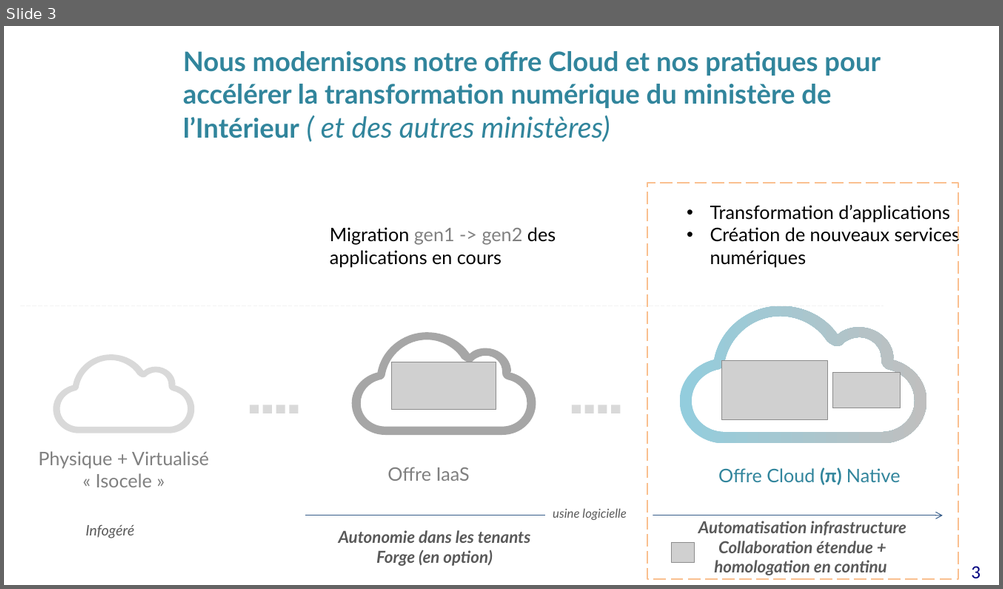
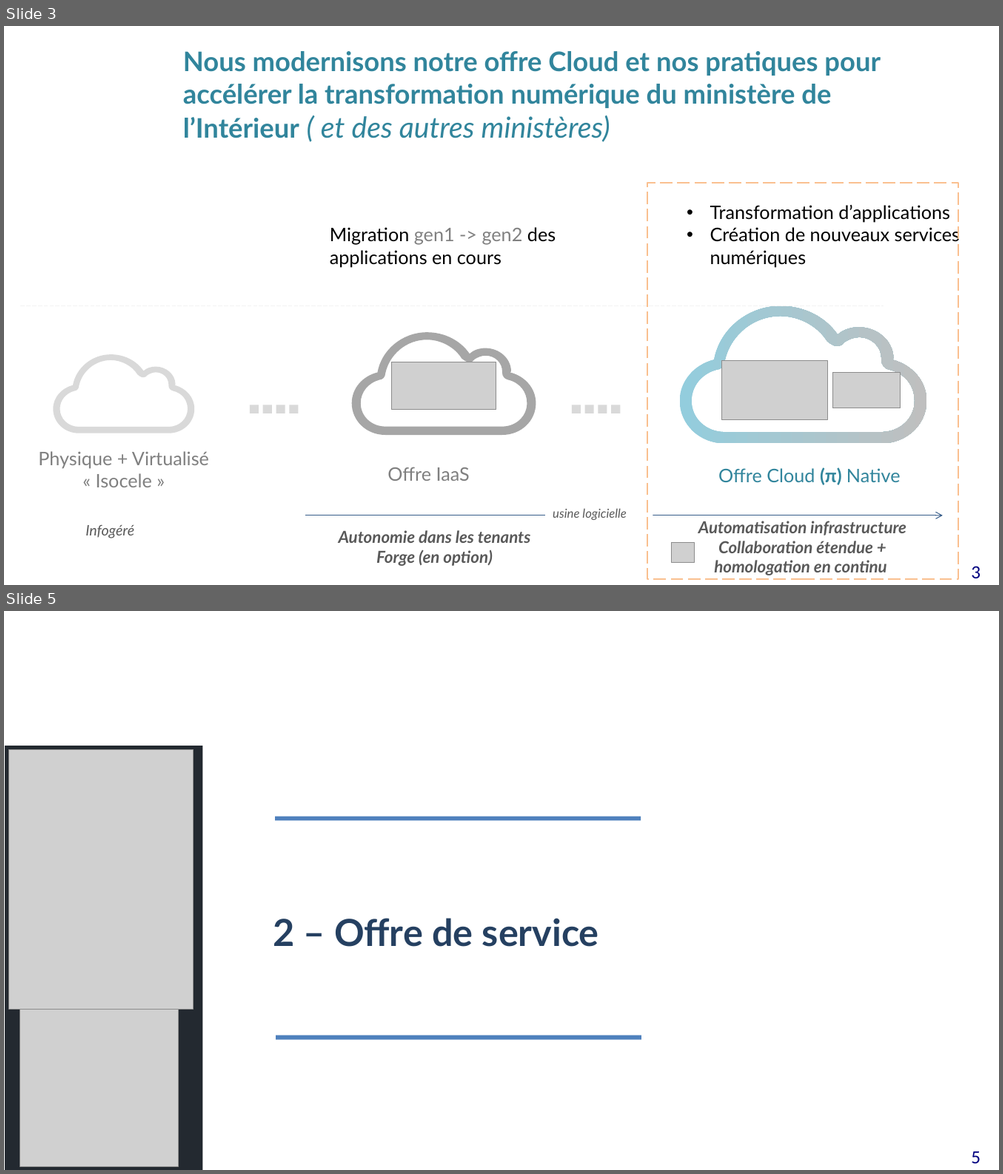
Before and after one commit to cloud-pi-native/certification, a slide deck: Depot de support collaboratif/Cloud pi native - La qualité en continue.pptx. Shown one above the other, each under a label of ours: slide 3 before the commit, slides 3 and 5 after it; the slides between them are not shown. The pictures are 1003x589 and 1003x1174 pixels, drawn with LibreOffice and Linux fonts; fonts in the diff are those of the drawing; grey boxes stand for pictures; background and template pictures are left out. Boxes give left, top, right and bottom in pixels: in the first picture for what was removed or moved away, otherwise in the second. Text is boxed around its words. In the diff, an @@ line names an element or a change of style, - is before the commit and + after.

```diff
--- a/Depot de support collaboratif/Cloud pi native - La qualité en continue.pptx
+++ b/Depot de support collaboratif/Cloud pi native - La qualité en continue.pptx
@@ slide 5 added at (4,611,999,1170), background #FFFFFF; not listed: 1 template element that a slide beside it also shows @@
@@ rectangle added at (5,746,202,1170), fill #232930 @@
@@ picture added at (9,750,193,1009) @@
@@ rectangle added at (275,816,640,820), fill #4F81BD @@
@@ text added at (273,918,599,947), 36 pt, text #254061, bold @@
+2 – Offre de service
@@ picture added at (20,989,179,1167) @@
@@ rectangle added at (276,1036,641,1040), fill #4F81BD @@
```
Also in this commit, not shown: 4 other slides added, 17 slides removed, 2 other files.
